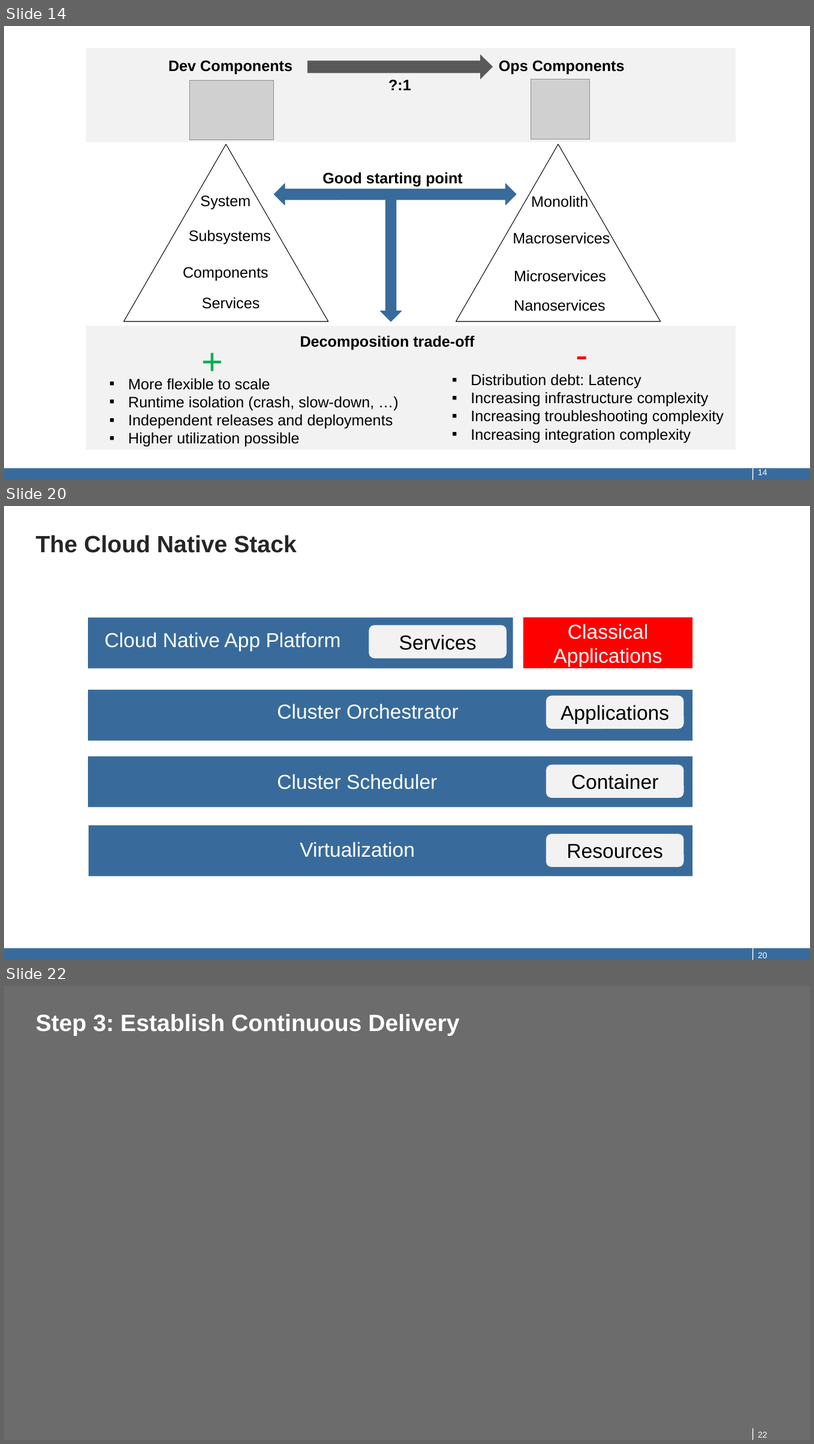
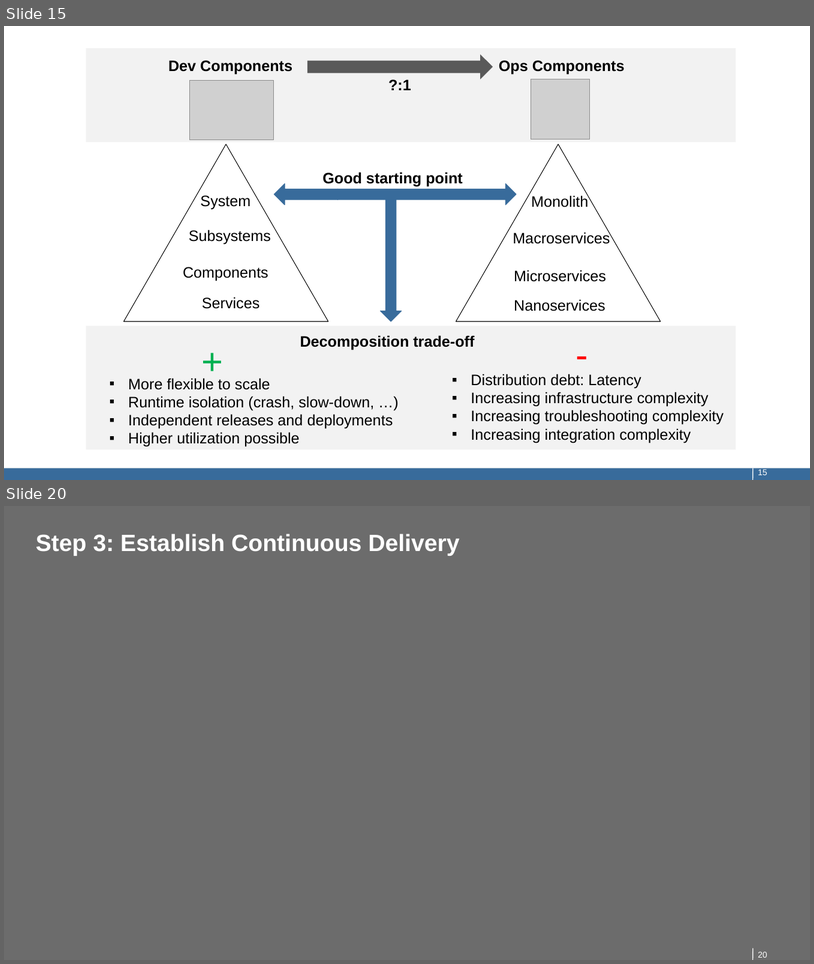
Before and after one commit to qaware/hitchhikers-guide-cloudnative, a slide deck: slides/01-microservices.pptx. Shown one above the other, each under a label of ours: slides 14, 20 and 22 before the commit, slides 15 and 20 after it; the slides between them are not shown. The pictures are 814x1444 and 814x964 pixels, drawn with LibreOffice and Linux fonts; fonts in the diff are those of the drawing; grey boxes stand for pictures. Boxes give left, top, right and bottom in pixels: in the first picture for what was removed or moved away, otherwise in the second. Text is boxed around its words. In the diff, an @@ line names an element or a change of style, - is before the commit and + after.

```diff
--- a/slides/01-microservices.pptx
+++ b/slides/01-microservices.pptx
@@ slide 20 removed at (4, 506, 810, 960), background #FFFFFF; not listed: 2 template elements that a slide beside it also shows @@
@@ title removed at (36, 535, 296, 553) @@
-The Cloud Native Stack
@@ rectangle removed at (88, 618, 513, 668) @@
@@ rounded rectangle removed at (369, 625, 507, 658) @@
-Services
@@ rectangle removed at (524, 618, 693, 668) @@
-Classical Applications
@@ text removed at (105, 632, 341, 651) @@
-Cloud Native App Platform
@@ rectangle removed at (88, 690, 693, 741) @@
@@ text removed at (277, 703, 459, 719) @@
-Cluster Orchestrator
@@ rounded rectangle removed at (546, 696, 684, 729) @@
-Applications
@@ rectangle removed at (88, 756, 693, 807) @@
@@ text removed at (277, 774, 437, 789) @@
-Cluster Scheduler
@@ rounded rectangle removed at (546, 765, 684, 798) @@
-Container
@@ rectangle removed at (89, 825, 693, 876) @@
@@ text removed at (300, 841, 415, 857) @@
-Virtualization
@@ rounded rectangle removed at (546, 834, 684, 867) @@
-Resources
@@ page number removed at (758, 952, 768, 958) @@
-20
@@ what was slide 14 is now slide 15 @@
@@ page number at (758, 468, 768, 475): text changed @@
-14
+15
@@ what was slide 22 is now slide 20 @@
@@ page number at (758, 951, 768, 957): text changed @@
-22
+20
```
Also in this commit, not shown: 5 slides changed, 2 slides added, 3 other slides removed, 3 other files.
